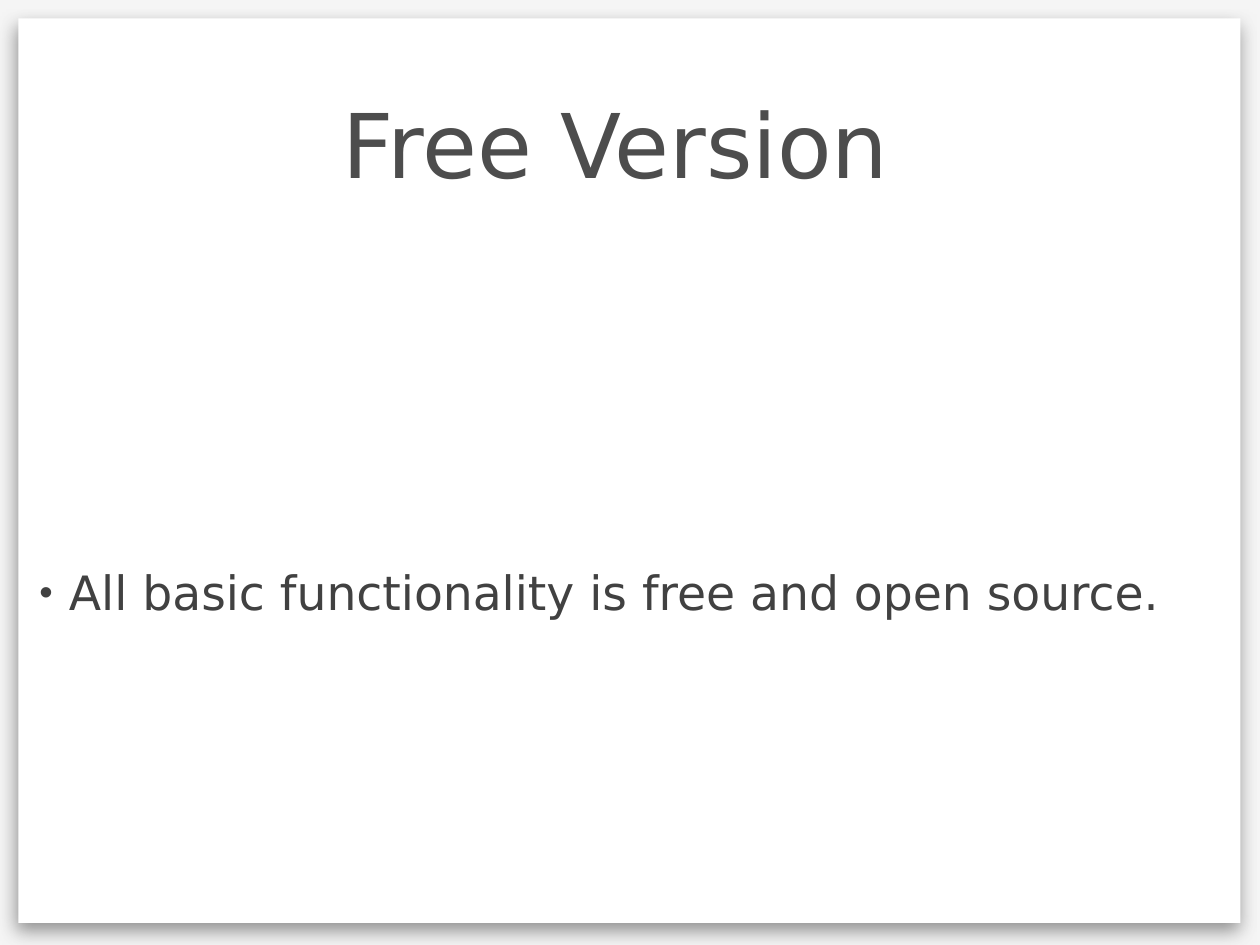
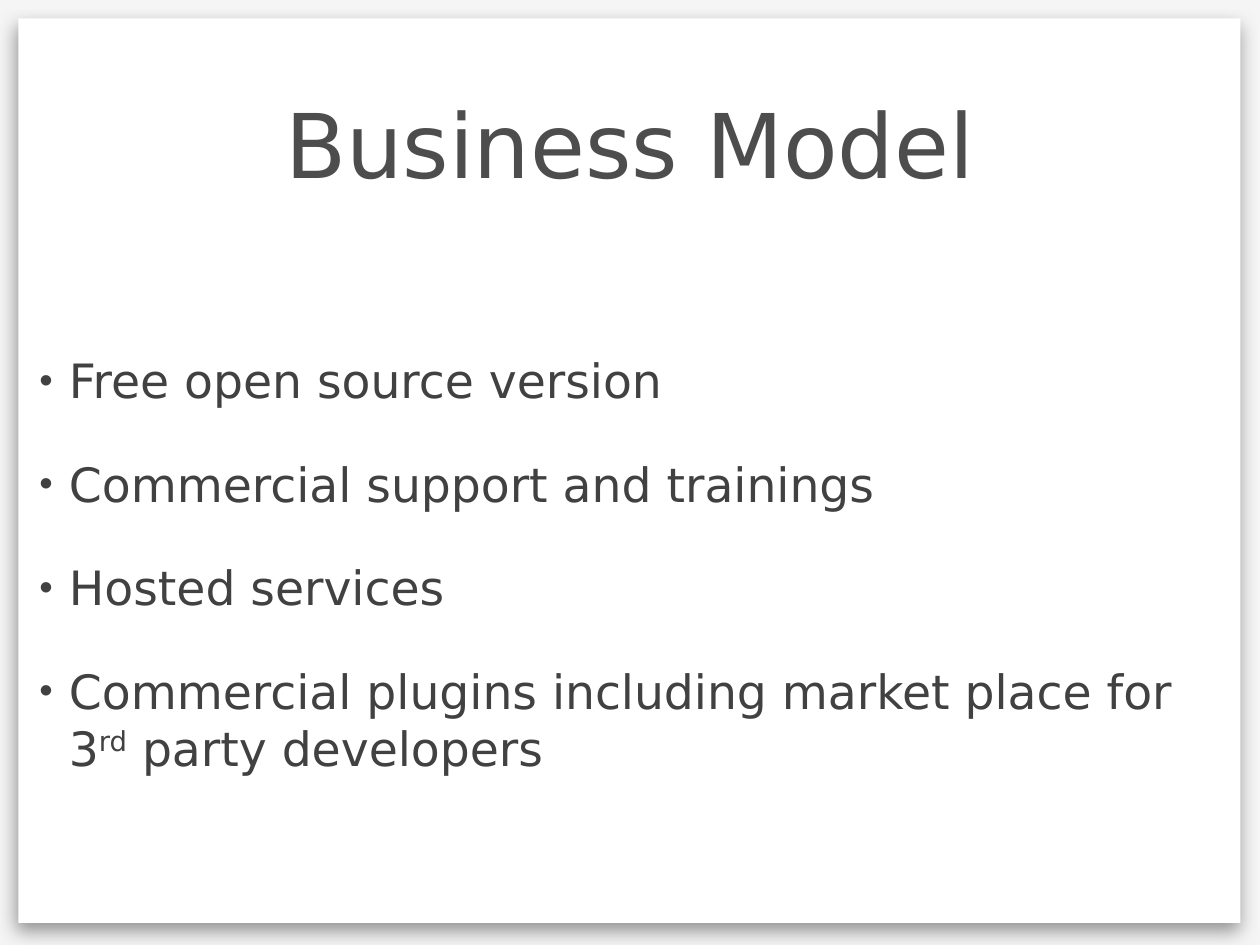
Before and after one commit to pinireznik/antitude, a slide deck: slide 11 of Mitosis-pitch.pptx (slide 20 before the commit). Drawn at 1260x945 pixels with LibreOffice and Linux fonts; fonts in the diff are those of the drawing; background and template pictures are left out. Boxes give left, top, right and bottom in pixels: in the first picture for what was removed or moved away, otherwise in the second. Text is boxed around its words. In the diff, an @@ line names an element or a change of style, - is before the commit and + after.

```diff
--- a/Mitosis-pitch.pptx
+++ b/Mitosis-pitch.pptx
@@ title at bbox=[285, 110, 974, 180]: text changed @@
-Free Version
+Business Model
@@ text at bbox=[69, 362, 1172, 776]: text changed @@
-• All basic functionality is free and open source.
+• Free open source version
+• Commercial support and trainings
+• Hosted services
+• Commercial plugins including market place for 3rd party developers
```
Also in this commit, not shown: 3 other slides changed, 7 slides added, 16 slides removed.
